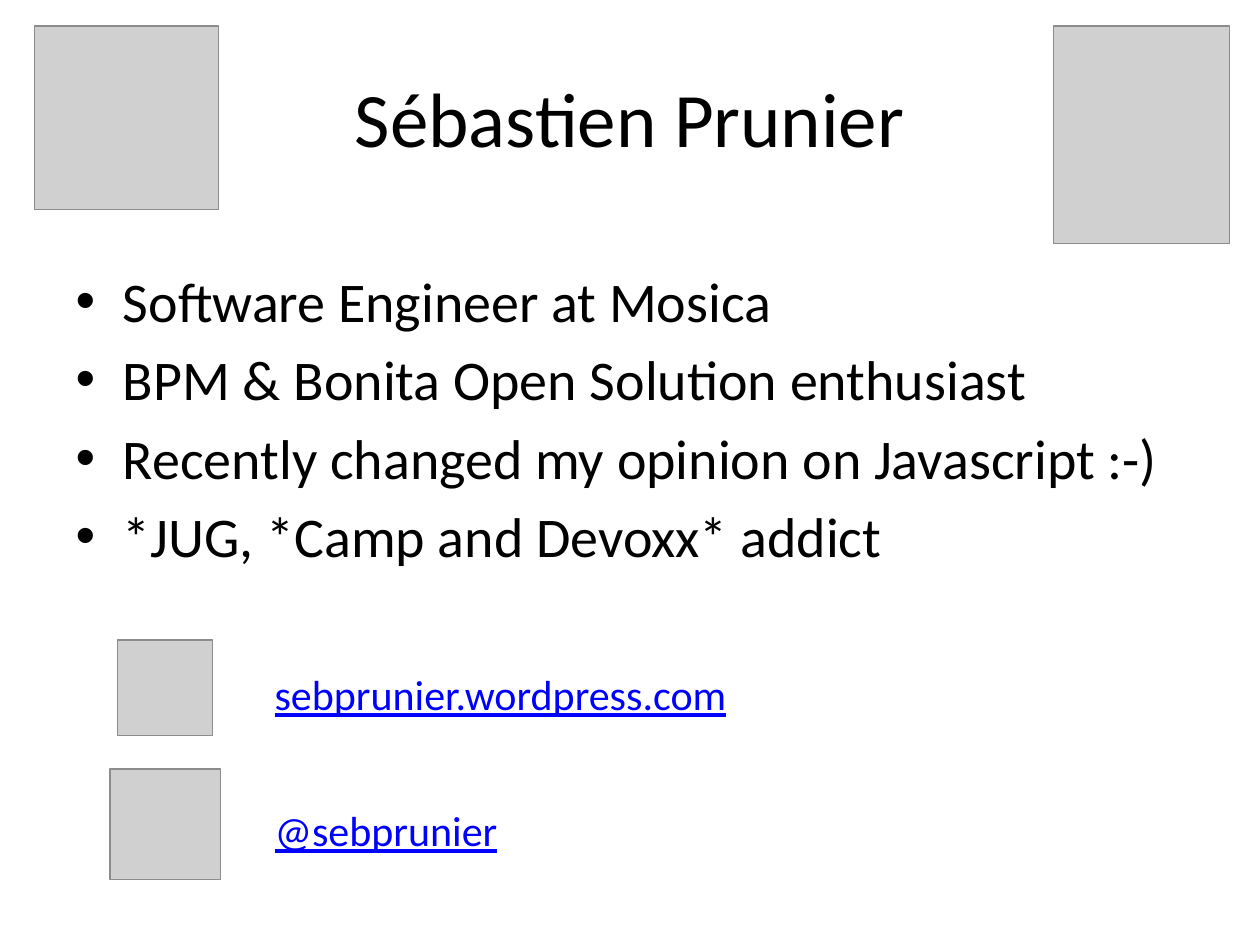
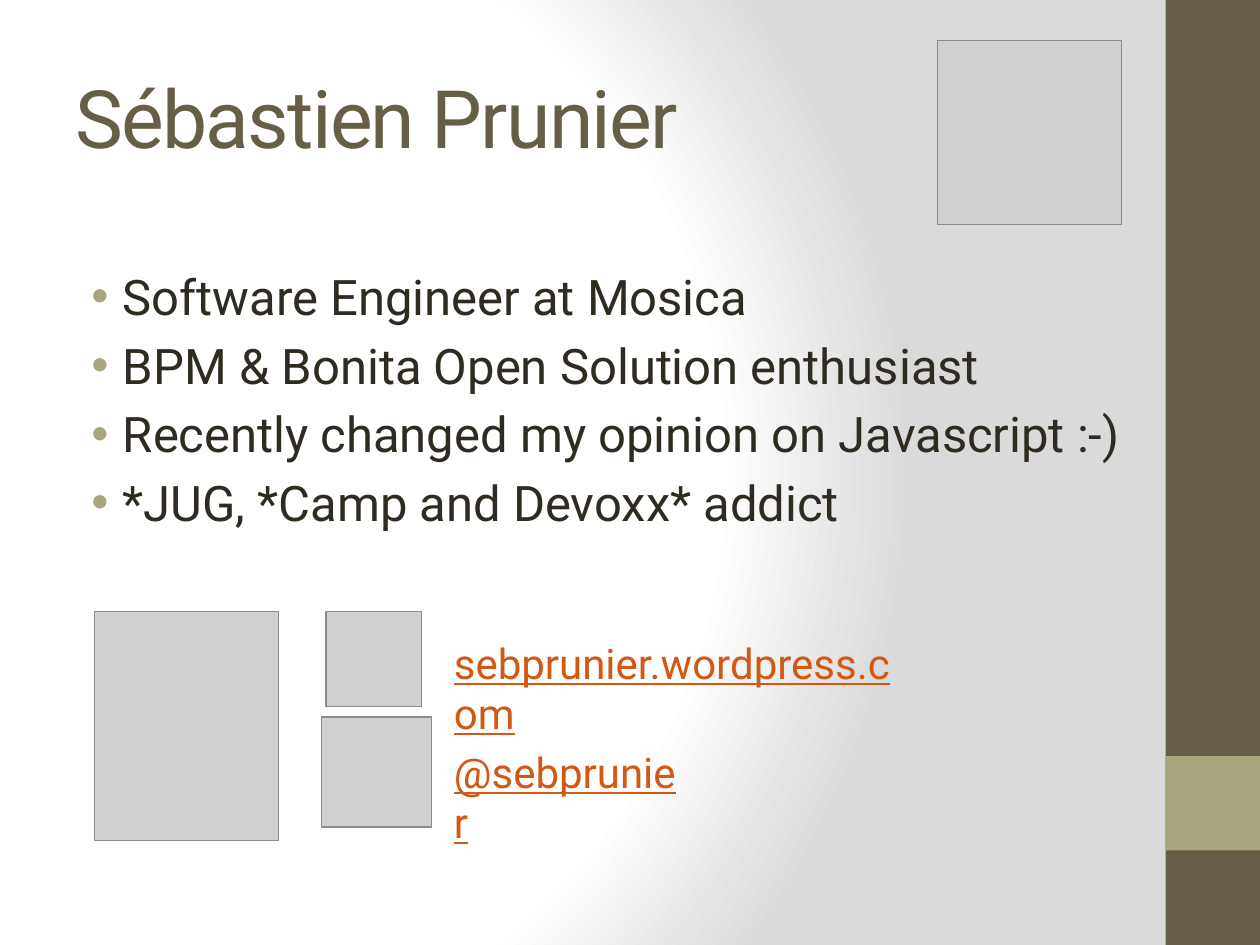
Before and after one commit to bouquetf/call-for-paper, a slide deck: slide 3 of slides/slides.pptx. Drawn at 1260x945 pixels with LibreOffice and Linux fonts; fonts in the diff are those of the drawing; grey boxes stand for pictures. Boxes give left, top, right and bottom in pixels: in the first picture for what was removed or moved away, otherwise in the second. Text is boxed around its words. In the diff, an @@ line names an element or a change of style, - is before the commit and + after.

```diff
--- a/slides/slides.pptx
+++ b/slides/slides.pptx
@@ background #FFFFFF to gradient #FFFFFF to #DADADA @@
@@ rectangle added at [1166, 0, 1260, 945], fill #675E47 @@
@@ title "Sébastien Prunier" at [76, 87, 678, 149]: size 44 to 46 pt, font Calibri to Roboto, text colour #000000 to #675E47, letter spacing 0 to -1 pt; alignment centre to left @@
@@ picture: place and size @@
-picture at [35, 26, 219, 210]
+picture at [937, 40, 1121, 224]
@@ text "Software Engineer at Mosica" at [123, 277, 1065, 531]: size 32 to 28 pt, font Calibri to Roboto, text colour #000000 to #2F2B20; indent changed @@
@@ picture: place and size @@
-picture at [1053, 26, 1230, 244]
+picture at [94, 611, 280, 840]
@@ picture: place and size @@
-picture at [117, 640, 213, 736]
+picture at [326, 611, 422, 707]
@@ text "sebprunier.wordpress.com": place and size @@
-text "sebprunier.wordpress.com" at [275, 680, 727, 717]
+text "sebprunier.wordpress.com" at [454, 647, 890, 688]
@@ text "sebprunier.wordpress.com" at [454, 647, 890, 688]: font Calibri to Roboto, text colour #0000FF to #D25814 @@
@@ picture: place and size @@
-picture at [110, 769, 220, 879]
+picture at [321, 717, 432, 828]
@@ text "@sebprunier" at [441, 741, 692, 804]: font Calibri to Roboto, text colour #0000FF to #D25814 @@
@@ text "@sebprunier": place and size @@
-text "@sebprunier" at [275, 816, 498, 853]
+text "@sebprunier" at [441, 741, 692, 804]
@@ rectangle added at [1166, 756, 1260, 850], fill #A9A57C @@
```
Also in this commit, not shown: 9 other slides changed, 7 slides added.
